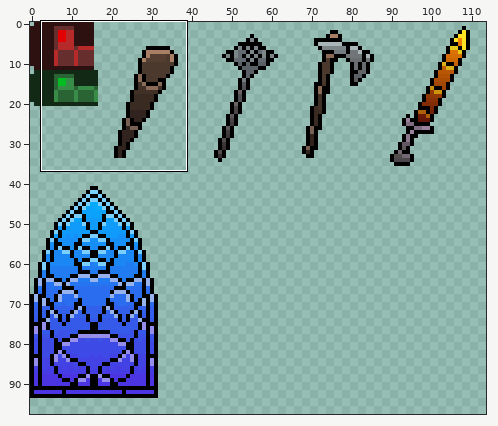
A sprite sheet gets an edit: Assets/sprites/hud/hud_sheet.png. The picture above shows the old version from afar; the outline marks the close-up.
Close-up. First the earlier version:
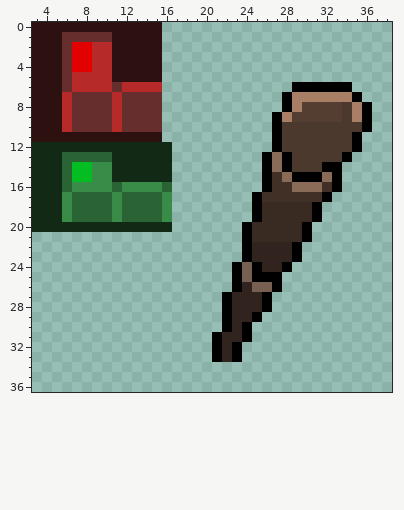
The file is 128x128 pixels. Colours within 5 levels of each other are drawn and written as one. Shown: x 3..38, y 0..36. The wide view leaves out empty margins. The commit also changed other parts of the picture, which this record leaves out.
Now the later version:
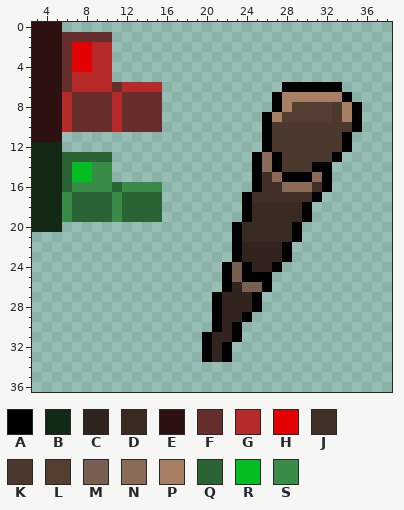
Palette (. is transparent): A #000000  B #122916  C #31241e  D #392a22  E #2d1010  F #672e2e  G #b62a2a  H #e30000  J #403026  K #4c392d  L #533e31  M #776052  N #896b58  P #a87f65  Q #2a6334  R #03bd23  S #398c48
The exact change:
y 0: x 6..15 EEEEEEEEEE -> ..........
y 1..5: x 11..15 EEEEE -> .....
y 6: x 28 . -> A; x 34 A -> .
y 7: x 27..28 .A -> AP; x 34..35 PA -> A.
y 8: x 27..29 .AP -> APL; x 33..36 LKPA -> KPA.
y 9: x 26..28 .AP -> APL; x 33..36 LKPA -> KPA.
y 10: x 26..27 .A -> AK; x 35..36 KA -> A.
y 11: x 6..15 EEEEEEEEEE -> ..........; x 26..27 .A -> AK; x 34..35 KA -> A.
y 12: x 6..16 BBBBBBBBBBB -> ...........; x 26..27 .A -> AK; x 34..35 KA -> A.
y 13: x 11..16 BBBBBB -> ......; x 25..28 .ANA -> ANAK; x 33..34 KA -> A.
y 14: x 11..16 BBBBBB -> ......; x 25..28 .ANA -> ANAK; x 31 K -> A; x 33 A -> .
y 15: x 11..16 BBBBBB -> ......; x 25..28 .AJN -> AJNA; x 31..33 ANA -> NA.
y 16: x 16 Q -> .; x 25..26 .A -> AJ; x 28 J -> N; x 31..33 NJA -> JA.
y 17: x 16 S -> .; x 24..25 .A -> AJ; x 31..32 JA -> A.
y 18..19: x 16 S -> .; x 24..25 .A -> AD; x 30..31 DA -> A.
y 20: x 6..16 BBBBBBBBBBB -> ...........; x 23..24 .A -> AD; x 29..30 DA -> A.
y 21: x 23..24 .A -> AD; x 29..30 DA -> A.
y 22..23: x 23..24 .A -> AC; x 28..29 CA -> A.
y 24: x 22..25 .AMA -> AMAC; x 27..28 CA -> A.
y 25: x 22..24 .AM -> AMA; x 27 A -> .
y 26: x 22..24 .AC -> ACM; x 26..27 MA -> A.
y 27..28: x 21..22 .A -> AC; x 25..26 CA -> A.
y 29: x 21..22 .A -> AC; x 24..25 CA -> A.
y 30: x 21..24 .ACA -> ACA.
y 31: x 20..21 .A -> AC; x 23..24 CA -> A.
y 32..33: x 20..23 .ACA -> ACA.
Boxes around the changes in both close-ups, in picture pixels (x1, y1, x2, y2):
erased: (62, 22, 162, 82)
changed: (202, 82, 372, 362)
erased: (62, 132, 172, 232)
